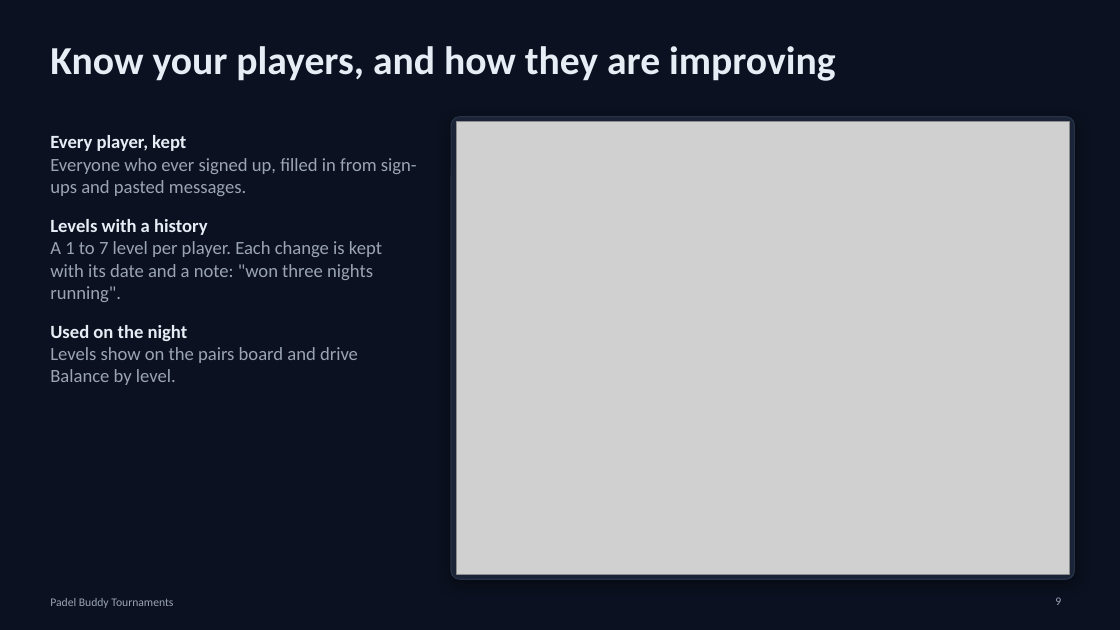
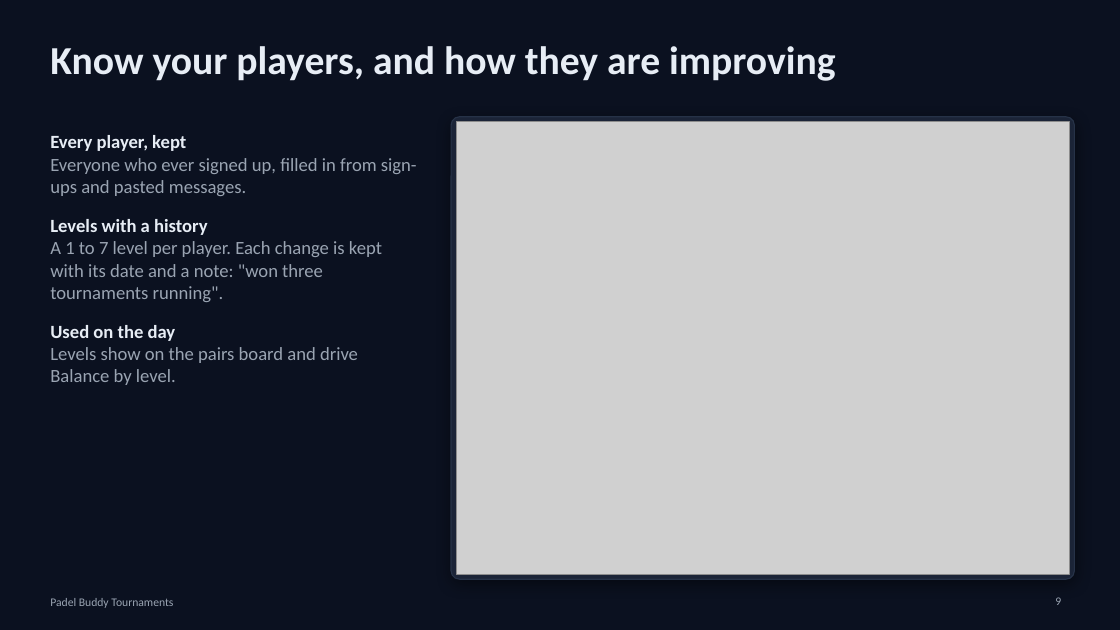
Before and after one commit to michaelengelandreasen/padel-buddy-tournament-planner, a slide deck: slide 9 of docs/deck/out/padel-buddy-for-organizers.pptx. Drawn at 1120x630 pixels with LibreOffice and Linux fonts; fonts in the diff are those of the drawing; grey boxes stand for pictures. Boxes give left, top, right and bottom in pixels: in the first picture for what was removed or moved away, otherwise in the second. Text is boxed around its words. In the diff, an @@ line names an element or a change of style, - is before the commit and + after.

```diff
--- a/docs/deck/out/padel-buddy-for-organizers.pptx
+++ b/docs/deck/out/padel-buddy-for-organizers.pptx
@@ text at (50,241,382,341): text changed @@
-A 1 to 7 level per player. Each change is kept with its date and a note: "won three nights running".
-Used on the night
+A 1 to 7 level per player. Each change is kept with its date and a note: "won three tournaments running".
+Used on the day
```
Also in this commit, not shown: 7 other slides changed, 3 other files.
